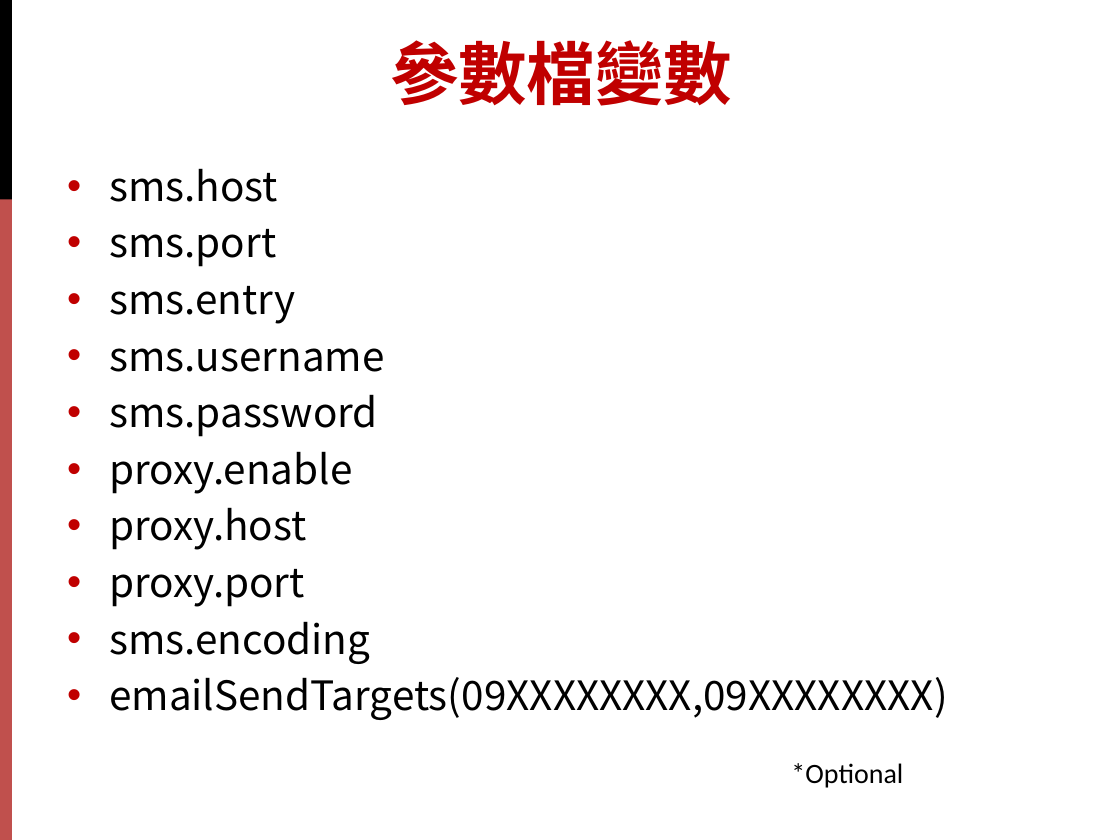
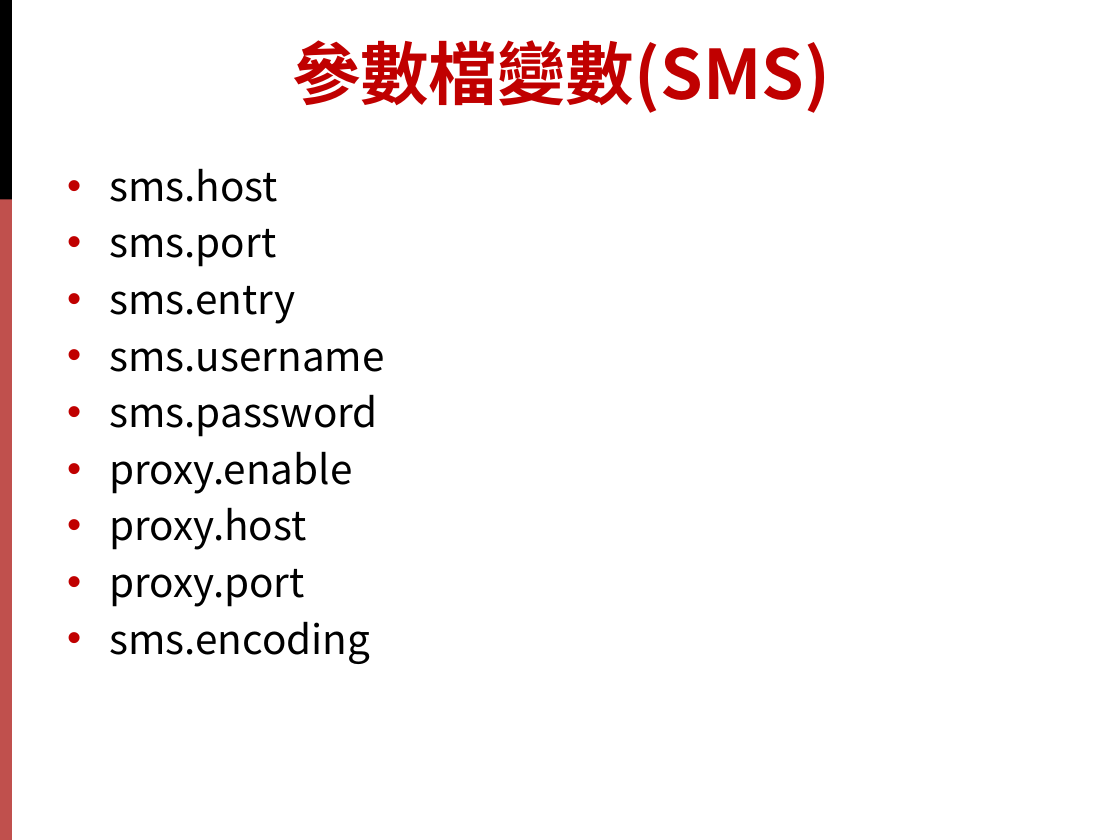
Before and after one commit to strikecbu/TraceLogMonitor, a slide deck: slide 10 of other/doc/TraceLogMonitorWithWAS.pptx (slide 8 before the commit). Drawn at 1120x840 pixels with LibreOffice and Linux fonts; fonts in the diff are those of the drawing; background and template pictures are left out. Boxes give left, top, right and bottom in pixels: in the first picture for what was removed or moved away, otherwise in the second. Text is boxed around its words. In the diff, an @@ line names an element or a change of style, - is before the commit and + after.

```diff
--- a/other/doc/TraceLogMonitorWithWAS.pptx
+++ b/other/doc/TraceLogMonitorWithWAS.pptx
@@ title at <box>292,40,830,113</box>: text changed @@
-參數檔變數
+參數檔變數(SMS)
@@ text at <box>109,677,948,720</box>: paragraph removed @@
-• emailSendTargets(09XXXXXXXX,09XXXXXXXX)
@@ text removed at <box>791,763,903,788</box> @@
-*Optional
```
Also in this commit, not shown: 1 other slide changed, 3 slides added, 1 slide removed.
